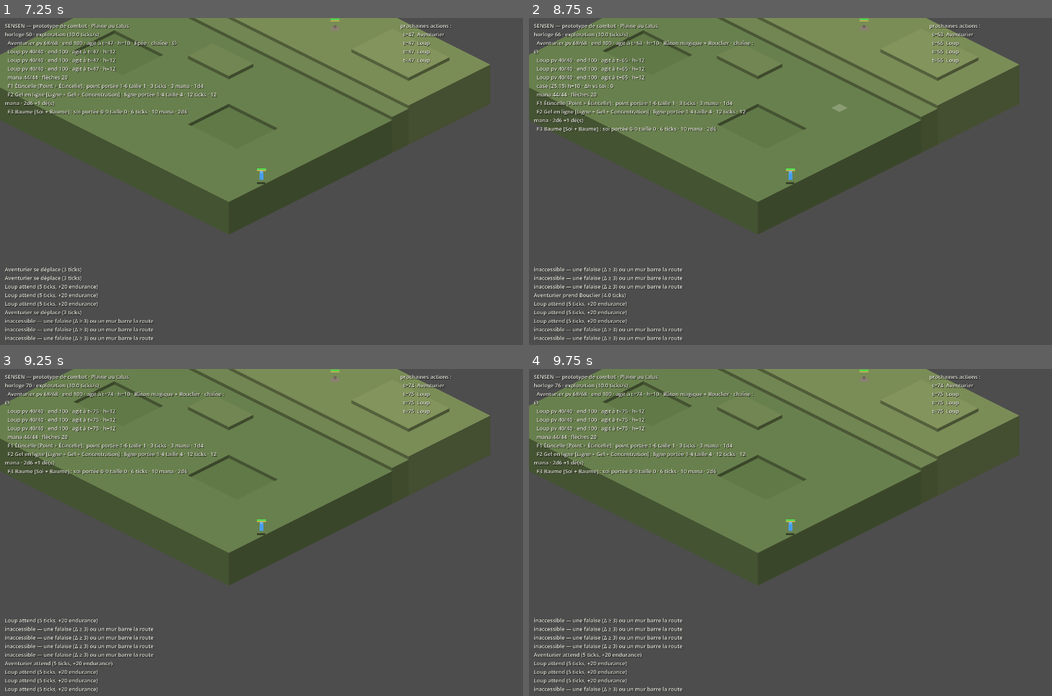
Above: before the commit, frames 1-4 (two rows, left to right).
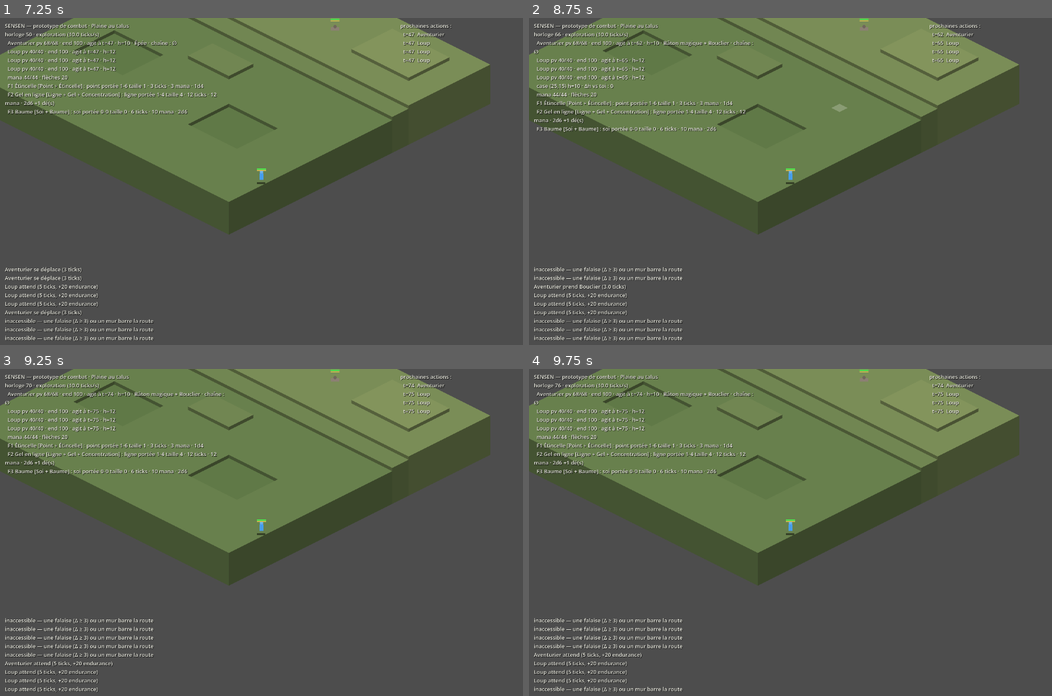
Above: after the commit, the same moments.

Repository: devmarcpro/sensen
Game: Godot game, scene res://scenes/demo/main.tscn
Same seed, same stepped clock (60 frames per second), same inputs: the game is played once before the commit and once after it.
Inputs (mouse positions are in pixels of both pictures, inside the frame that each line leads up to):
- Up to frame 1 (7.25 s): tap Enter at 0.5, 5 s; move the mouse to (376, 165) at 0.52 s; hold D 0.53-1.28 s; hold Z 0.53-1.28 s; click (376, 165) at 0.67 s; tap Space at 0.77, 1.52, 2, 3.02, 3.77, 4.52, 6.02, 6.77 s; move the mouse to (156, 197) at 1.27 s; hold S 1.28-2.03 s; tap Q at 1.35 s; move the mouse to (313, 109) at 2.02 s; hold D 2.03-3.53 s; tap Tab at 2.1 s; move the mouse to (235, 246) at 2.77 s; tap G at 2.85 s; click (235, 246) at 2.92 s; move the mouse to (418, 230) at 3.52 s; hold S 3.53-5.78 s; tap 1 at 3.6 s; move the mouse to (104, 132) at 4.27 s; tap 2 at 4.35 s; move the mouse to (287, 181) at 5.02 s; tap 3 at 5.1 s; click (287, 181) at 5.17 s; move the mouse to (183, 99) at 5.77 s; hold D from 5.78 s (still down); tap 4 at 5.85 s; move the mouse to (376, 165) at 6.52 s; tap 5 at 6.6 s
- Up to frame 2 (8.75 s): move the mouse to (685, 197) at 7.27 s; tap 6 at 7.35 s; click (685, 197) at 7.42 s; tap Space at 7.52 s; move the mouse to (842, 109) at 8.02 s; release D at 8.03 s; hold S from 8.03 s (still down); tap 7 at 8.1 s
- Up to frame 3 (9.25 s): keep holding S; move the mouse to (235, 597) at 8.77 s; tap Z at 8.85 s; tap Space at 9.02 s
- Up to frame 4 (9.75 s): tap Space at 9.5 s; move the mouse to (947, 581) at 9.52 s; release S at 9.53 s; hold D from 9.53 s (still down); hold Q from 9.53 s (still down); click (947, 581) at 9.67 s

Frame 1 is identical in both runs. In frame 2, 0.6% of the frame differs, in the area x 0-80%, y 4-94%; in frame 3, 0.2%; in frame 4, nothing differs.

Commit message:
Réglage de playtest : engendrement +0.45, swap 3 ticks
Pourquoi : « propose un jeu de valeurs, on ajustera plus tard ». Balayage
de 48 jeux avec test_criteres : aucun bonus de transition ne ramène les
deux voies à ±15 % (l'écart vient des bases — lourde ×2.2, dague 1d6) ;
avec 3 ticks le swap devient rentable dans certains cas seulement. Les
tests lisent désormais les valeurs dans les données.

Co-Authored-By: Claude Fable 5 <noreply@anthropic.com>

Diff:
--- a/godot/data/combat_rules.json
+++ b/godot/data/combat_rules.json
@@ -17,7 +17,7 @@
     "attaque_base": 10,
     "lourde_mult_ticks": 2,
     "lourde_mult_degats": 2.2,
-    "changer_arme": 4,
+    "changer_arme": 3,
     "objet": 5,
     "garde": 2,
     "attendre": 5,
--- a/godot/data/wuxing.json
+++ b/godot/data/wuxing.json
@@ -1,25 +1,73 @@
 {
   "_doc": "Le Wu Xing chiffré (configuration unique) — Wu Xing — cycles et vecteurs · Domination et multiplicateurs · Jauge de chaîne Wu Xing. Les teintes sont les couleurs traditionnelles des cinq éléments (Direction artistique, décidé le 2026-08-26).",
-  "elements": ["bois", "feu", "terre", "metal", "eau"],
-  "engendre": { "bois": "feu", "feu": "terre", "terre": "metal", "metal": "eau", "eau": "bois" },
-  "domine": { "bois": "terre", "terre": "eau", "eau": "feu", "feu": "metal", "metal": "bois" },
-  "offensif": { "domine": 1.5, "domine_par": 0.65, "engendre": 0.8, "neutre": 1.0 },
-  "defensif": { "domine": 1.20, "domine_par": 0.85, "engendre": 0.95, "neutre": 1.0 },
+  "elements": [
+    "bois",
+    "feu",
+    "terre",
+    "metal",
+    "eau"
+  ],
+  "engendre": {
+    "bois": "feu",
+    "feu": "terre",
+    "terre": "metal",
+    "metal": "eau",
+    "eau": "bois"
+  },
+  "domine": {
+    "bois": "terre",
+    "terre": "eau",
+    "eau": "feu",
+    "feu": "metal",
+    "metal": "bois"
+  },
+  "offensif": {
+    "domine": 1.5,
+    "domine_par": 0.65,
+    "engendre": 0.8,
+    "neutre": 1.0
+  },
+  "defensif": {
+    "domine": 1.2,
+    "domine_par": 0.85,
+    "engendre": 0.95,
+    "neutre": 1.0
+  },
   "chaine": {
     "capacite_base": 5,
     "capacite_max": 10,
-    "bonus_meme_element": 0.10,
-    "bonus_hors_ordre": 0.20,
-    "bonus_engendrement": 0.35,
+    "bonus_meme_element": 0.1,
+    "bonus_hors_ordre": 0.2,
+    "bonus_engendrement": 0.45,
     "gain_par_segment": 0.05,
     "decroissance_ticks": 30,
     "resolveur_non_offensif": 0.7
   },
   "teintes": {
-    "bois": [0.25, 0.70, 0.35],
-    "feu": [0.90, 0.25, 0.15],
-    "terre": [0.85, 0.70, 0.20],
-    "metal": [0.90, 0.90, 0.92],
-    "eau": [0.15, 0.30, 0.75]
+    "bois": [
+      0.25,
+      0.7,
+      0.35
+    ],
+    "feu": [
+      0.9,
+      0.25,
+      0.15
+    ],
+    "terre": [
+      0.85,
+      0.7,
+      0.2
+    ],
+    "metal": [
+      0.9,
+      0.9,
+      0.92
+    ],
+    "eau": [
+      0.15,
+      0.3,
+      0.75
+    ]
   }
 }
--- a/godot/scenes/tests/test_combat.gd
+++ b/godot/scenes/tests/test_combat.gd
@@ -341,7 +341,8 @@
 		t += 5
 	verifier(j.segments.size() == 4, "4 segments posés")
 	var p := w.prevoir(j, "eau")
-	verifier(p.resout and is_equal_approx(p.bonus_total, 1.40) and is_equal_approx(p.multiplicateur, 2.40), "rotation parfaite : 4 × 0.35 → ×2.40")
+	var be: float = float(w.w.chaine.bonus_engendrement)
+	verifier(p.resout and is_equal_approx(p.bonus_total, 4.0 * be) and is_equal_approx(p.multiplicateur, 1.0 + 4.0 * be), "rotation parfaite : 4 × engendrement (%.2f) → ×%.2f" % [be, 1.0 + 4.0 * be])
 	verifier(is_equal_approx(p.gain, 1.20), "gain intermédiaire : +5 %% × 4 segments")
 	w.poser(j, "eau", t)
 	verifier(j.segments.is_empty(), "le résolveur vide la barre")
@@ -350,8 +351,9 @@
 	for i in 4:
 		w.poser(j, "metal", i * 3)
 	p = w.prevoir(j, "eau")
-	verifier(p.resout and is_equal_approx(p.multiplicateur, 1.65), "construction/détonation : 3 × 0.10 + 0.35 → ×1.65")
-	verifier(is_equal_approx(w.prevoir(j, "feu").multiplicateur, 1.50), "hors ordre : 3 × 0.10 + 0.20 → ×1.50")
+	var bm: float = float(w.w.chaine.bonus_meme_element)
+	verifier(p.resout and is_equal_approx(p.multiplicateur, 1.0 + 3.0 * bm + be), "construction/détonation : 3 × même élément + engendrement → ×%.2f" % (1.0 + 3.0 * bm + be))
+	verifier(is_equal_approx(w.prevoir(j, "feu").multiplicateur, 1.0 + 3.0 * bm + float(w.w.chaine.bonus_hors_ordre)), "hors ordre : 3 × même élément + hors ordre")
 	# Décroissance : un segment tous les 30 ticks, le dernier posé en premier
 	j = w.jauge_neuve()
 	w.poser(j, "bois", 0)
@@ -390,7 +392,8 @@
 	verifier(s.attente.has(j.id), "joueur dû")
 	var t: int = s.horloge_monde.ticks
 	verifier(s.intention(j.id, {"type": "changer_arme", "item": "proto_masse"}), "prendre la masse")
-	verifier(j.equipement.main_principale == "proto_masse" and j.compteur == t + 4, "swap : 4 ticks")
+	var ts: int = int(s.regles.r.actions.changer_arme)
+	verifier(j.equipement.main_principale == "proto_masse" and j.compteur == t + ts, "swap : %d ticks (combat_rules)" % ts)
 	j.compteur = t
 	s.horloge_monde.avancer(1)
 	verifier(s.intention(j.id, {"type": "changer_arme", "item": "proto_bouclier"}), "prendre le bouclier")
Not shown, changed: docs/00 - Index/Vers la production.md
Not shown, changed: docs/03 - Combat/Boucle de tick.md
Not shown, changed: docs/03 - Combat/Jauge de chaîne Wu Xing.md
